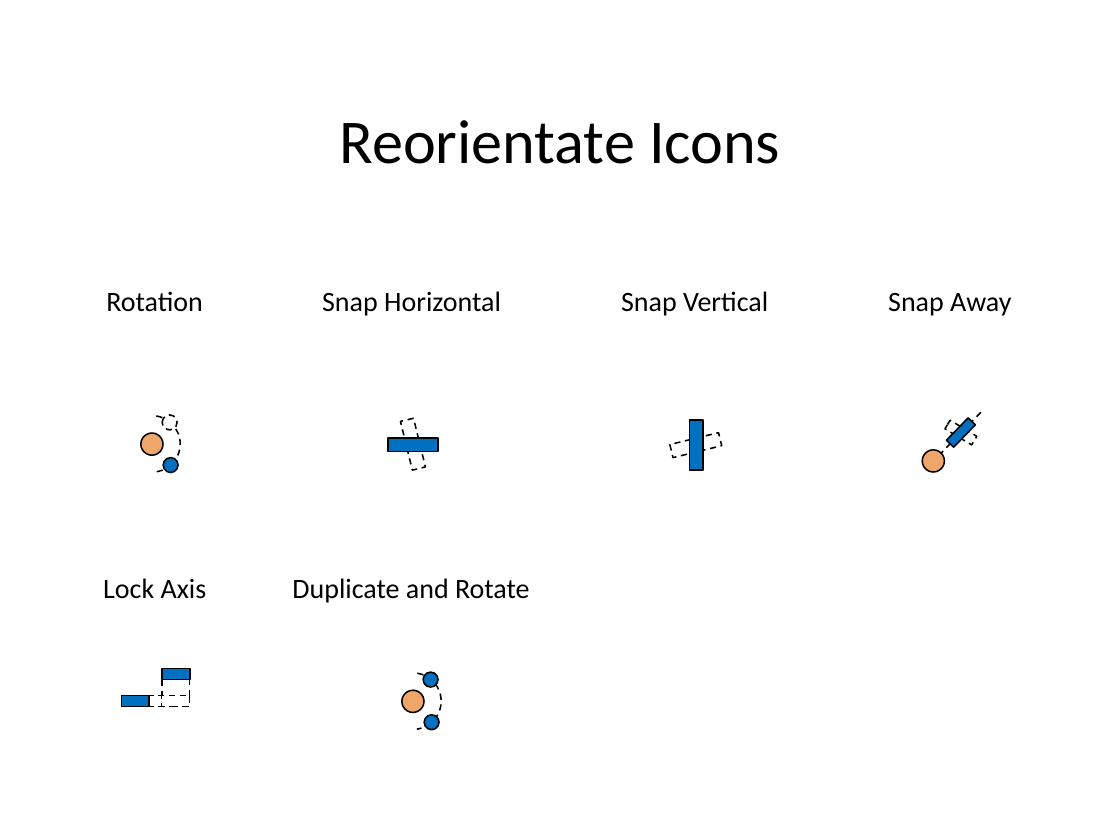
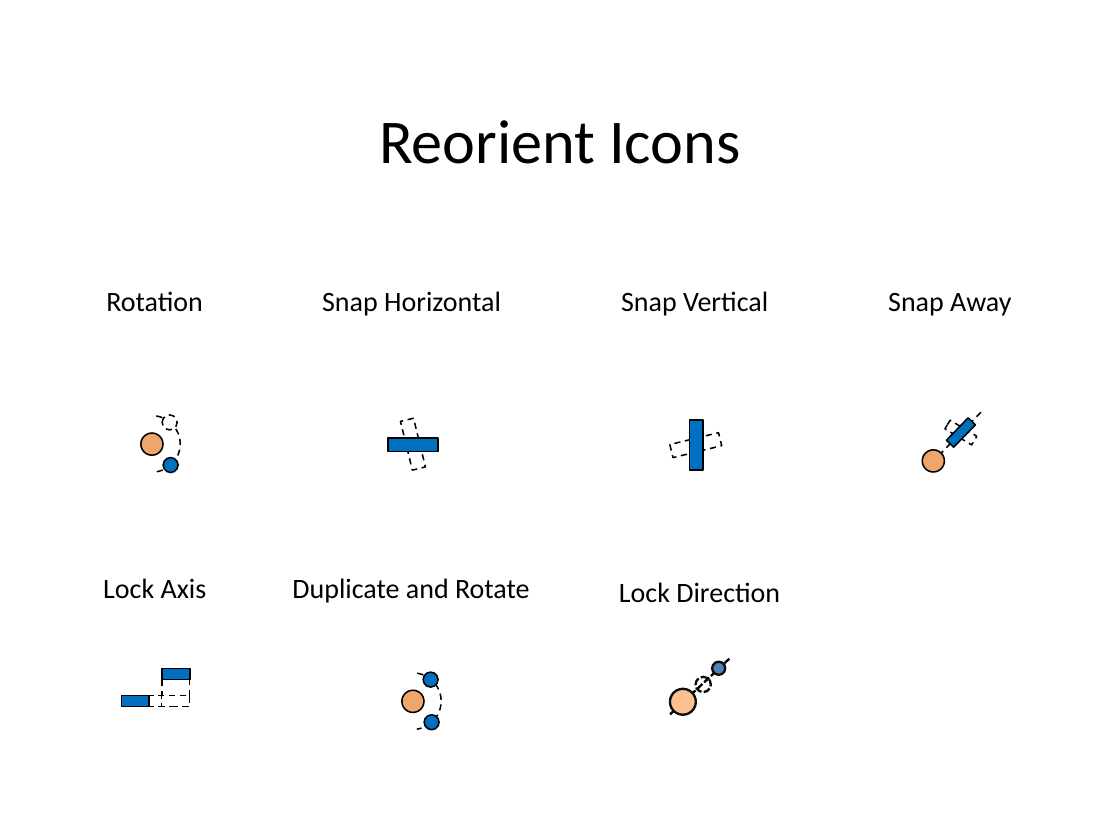
Before and after one commit to PowerPointLabs/PowerPointLabs, a slide deck: slide 6 of doc/Icons-PositionsLab.pptx. Drawn at 1120x840 pixels with LibreOffice and Linux fonts; fonts in the diff are those of the drawing. Boxes give left, top, right and bottom in pixels: in the first picture for what was removed or moved away, otherwise in the second. Text is boxed around its words. In the diff, an @@ line names an element or a change of style, - is before the commit and + after.

Commit message:
Update icon doc

```diff
--- a/doc/Icons-PositionsLab.pptx
+++ b/doc/Icons-PositionsLab.pptx
@@ text at <box>379,120,740,164</box>: text changed @@
-Reorientate Icons
+Reorient Icons
@@ text added at <box>619,582,780,603</box>, 18 pt, text #000000 @@
+Lock Direction
@@ group added at <box>670,659,729,715</box>: 3 ellipses, 1 line @@
```
